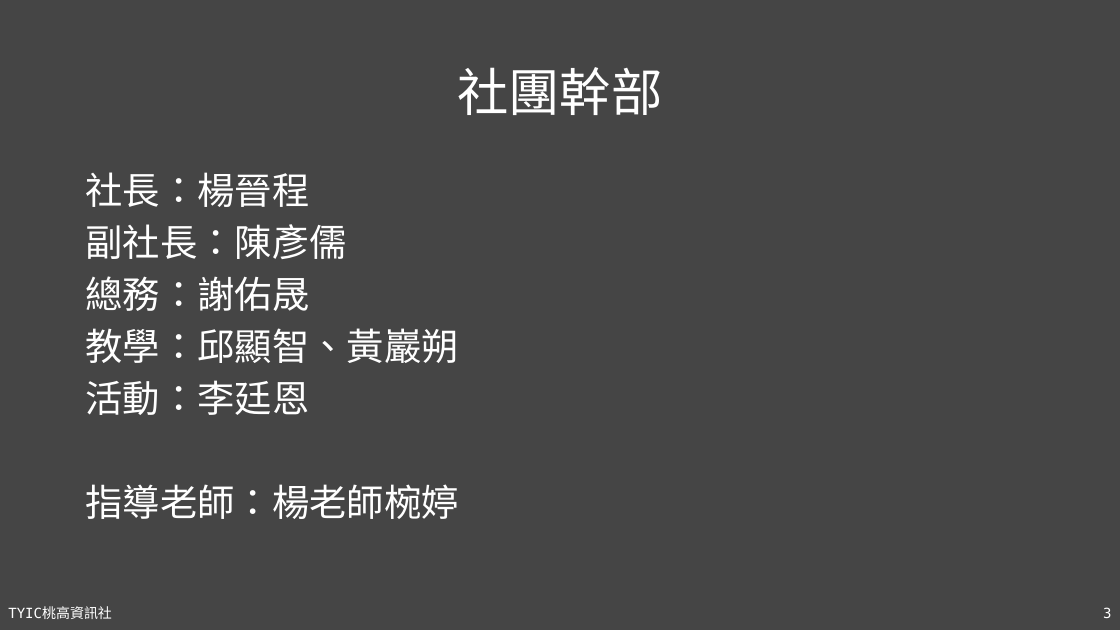
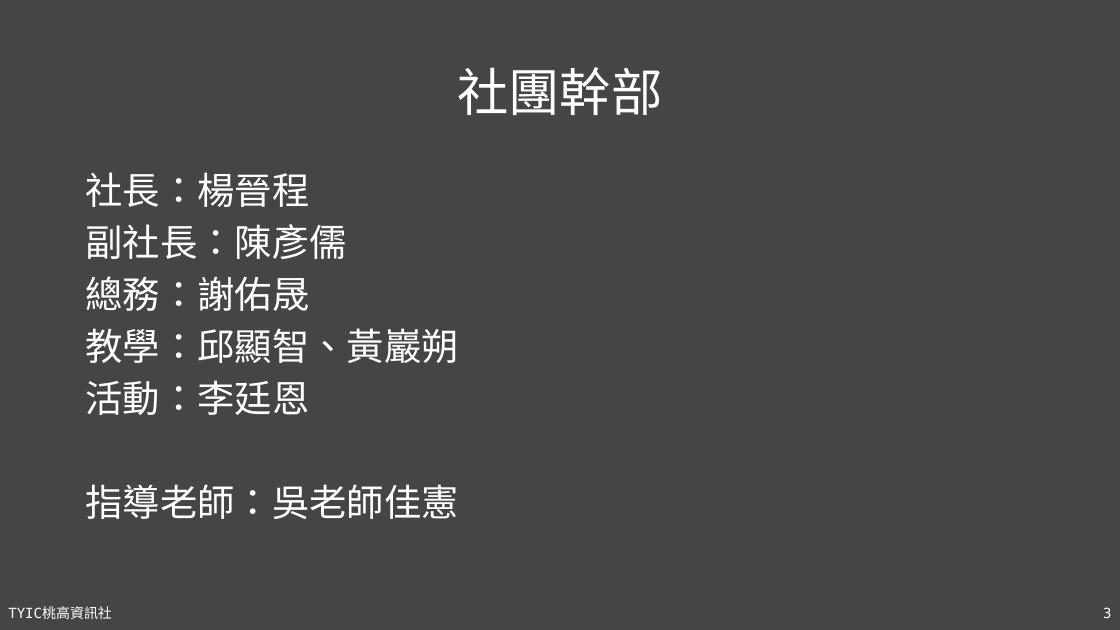
Before and after one commit to TYSHIC/slides, a slide deck: slide 3 of powerpoint/01_基本事項.pptx. Drawn at 1120x630 pixels with LibreOffice and Linux fonts; fonts in the diff are those of the drawing. Boxes give left, top, right and bottom in pixels: in the first picture for what was removed or moved away, otherwise in the second. Text is boxed around its words. In the diff, an @@ line names an element or a change of style, - is before the commit and + after.

```diff
--- a/powerpoint/01_基本事項.pptx
+++ b/powerpoint/01_基本事項.pptx
@@ text at bbox=[85, 484, 458, 519]: text changed @@
-指導老師：楊老師椀婷
+指導老師：吳老師佳憲
```
Also in this commit, not shown: 14 other files.
